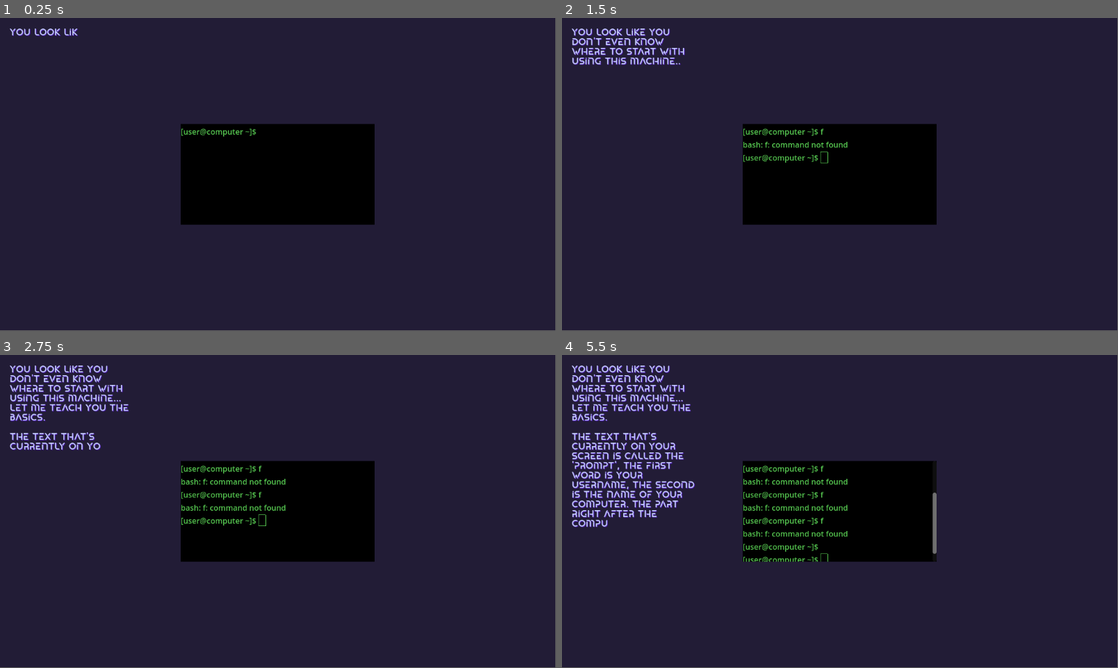
Above: before the commit, frames 1-4 (two rows, left to right).
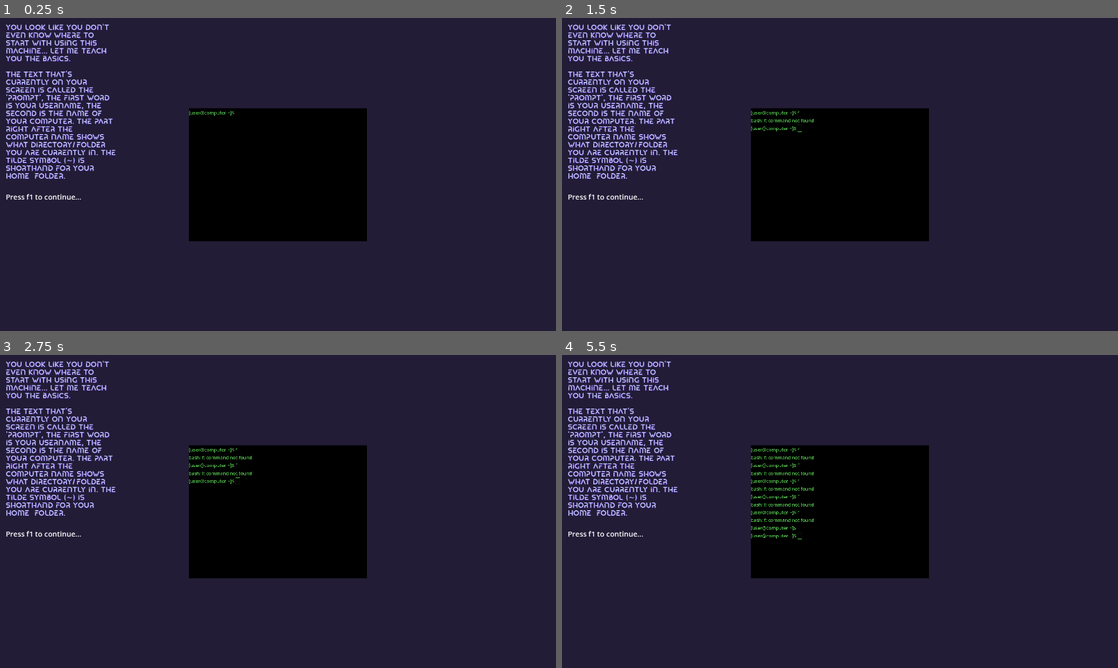
Above: after the commit, the same moments.

Repository: bunnybunnybun/The-Resistance
Game: Godot game, scene res://scenes/LearningTheBasics.tscn
Two runs of this game, one before a commit and one after it. Both use one fixed random seed, a clock stepped at 60 frames per second and the inputs below. This scene is started directly instead of the project's main scene.
Inputs (mouse positions are in pixels of both pictures, inside the frame that each line leads up to):
- Up to frame 1 (0.25 s): no input
- Up to frame 2 (1.5 s): tap F at 0.5, 1.25 s; hold Right 0.53-1.28 s; tap Enter at 0.6, 1.35 s; click (840, 174) at 0.67 s; move the mouse to (634, 155) at 1.27 s; hold Down from 1.28 s (still down); click (634, 155) at 1.42 s
- Up to frame 3 (2.75 s): tap F at 2 s; move the mouse to (333, 442) at 2.02 s; release Down at 2.03 s; hold Right from 2.03 s (still down); tap Alt at 2.1 s; tap Enter at 2.3 s
- Up to frame 4 (5.5 s): tap F at 2.75, 3.5, 4.25 s; move the mouse to (812, 574) at 2.77 s; release Right at 2.78 s; hold Up 2.78-3.53 s; tap Shift at 2.85 s; click (812, 574) at 2.92 s; tap Enter at 3.05, 3.6, 4.35, 5.3 s; move the mouse to (1006, 558) at 3.52 s; hold Left 3.53-5.03 s; tap F1 (continue_in_dialog) at 4.15 s; move the mouse to (673, 464) at 4.27 s; move the mouse to (867, 511) at 5.02 s; hold Down from 5.03 s (still down); tap Alt at 5.1 s; click (867, 511) at 5.17 s
In our replay, the window is 799x449 before the commit and 800x450 after it. These sizes can differ from the game's own. Grey fills any space a smaller window leaves; there, only what the larger window draws over its background counts as a difference.

The runs differ from the first frame. In frame 1, 7.9% of the frame differs, in the area x 1-68%, y 1-72%; in frame 2, 8.8%; in frame 3, 9.7%; in frame 4, 12%.
Error after the commit: Parse Error: Invalid numeric notation. (res://scenes/rich_text_label.gd:34)

Commit message:
Improved how the game handles window resizing.

Diff:
--- a/MainMenu.tscn
+++ b/MainMenu.tscn
@@ -39,17 +39,14 @@
 
 [node name="Title" type="Label" parent="."]
 layout_mode = 1
-anchors_preset = 8
+anchors_preset = 5
 anchor_left = 0.5
-anchor_top = 0.5
 anchor_right = 0.5
-anchor_bottom = 0.5
 offset_left = -201.5
-offset_top = -274.0
+offset_top = 80.0
 offset_right = 201.5
-offset_bottom = -221.0
+offset_bottom = 133.0
 grow_horizontal = 2
-grow_vertical = 2
 theme_override_colors/font_color = Color(0.7573134, 5.2943824e-07, 0.10989512, 1)
 theme_override_colors/font_shadow_color = Color(0.5267933, 4.9935653e-07, 9.62615e-08, 1)
 theme_override_constants/shadow_offset_x = 2
@@ -68,10 +65,10 @@
 anchor_top = 0.5
 anchor_right = 0.5
 anchor_bottom = 0.5
-offset_left = -201.0
-offset_top = -103.0
-offset_right = 201.0
-offset_bottom = 106.0
+offset_left = -332.125
+offset_top = -170.25
+offset_right = 332.125
+offset_bottom = 170.25
 grow_horizontal = 2
 grow_vertical = 2
 theme_override_colors/caret_color = Color(0.3372549, 0.78039217, 0.3137255, 1)
@@ -79,6 +76,7 @@
 theme_override_colors/font_outline_color = Color(0.23449251, 0.5420099, 1.92523e-07, 1)
 theme_override_colors/background_color = Color(0, 0, 0, 0)
 theme_override_constants/outline_size = 0
+theme_override_font_sizes/font_size = 20
 theme_override_styles/normal = SubResource("StyleBoxEmpty_eiy7p")
 text = "Welcome to The Resistance. Enter the command 'setuser <username>' to set your username, and 'setcomputer <computer name>' to set the name of your computer. Type 'play' to start. To close the application, enter 'quit'. Type 'help' to see this help menu again.
 [user@computer ~]$ "
--- a/label.gd
+++ b/label.gd
@@ -6,11 +6,11 @@
 @onready var current_dialog = "1"
 # Called when the node enters the scene tree for the first time.
 func _ready() -> void:
-	await get_tree().create_timer(8.0).timeout
+	await get_tree().create_timer(6.0).timeout
 	disclaimer.visible = false
 	label.visible = true
 	print("Ready!")
-	var tween_speed: float = text.length()*0.02
+	var tween_speed: float = text.length()*0.04
 	visible_ratio = 0.0
 	var tween = create_tween()
 	tween.set_trans(Tween.TRANS_LINEAR)
@@ -33,7 +33,7 @@
 		if current_dialog == "1":
 			current_dialog = "2"
 			label.text = "You want to join the resistance, yeah? Well you're gonna need to learn how to hack, so we can take dow …(301 unchanged characters)…
-			var tween_speed: float = text.length()*0.02
+			var tween_speed: float = text.length()*0.04
 			var tween = create_tween()
 			tween.set_trans(Tween.TRANS_LINEAR)
 			tween.tween_property(label, "visible_ratio", 1.0, tween_speed)
--- a/project.godot
+++ b/project.godot
@@ -15,6 +15,14 @@
 config/features=PackedStringArray("4.5", "GL Compatibility")
 config/icon="res://icon.svg"
 
+[display]
+
+window/size/viewport_width=1920
+window/size/viewport_height=1080
+window/size/mode=3
+window/size/initial_position_type=4
+window/stretch/mode="viewport"
+
 [editor_plugins]
 
 enabled=PackedStringArray("res://addons/godot_super-wakatime/plugin.cfg")
--- a/scenes/IntroDialog.tscn
+++ b/scenes/IntroDialog.tscn
@@ -28,16 +28,16 @@
 anchor_top = 0.5
 anchor_right = 0.5
 anchor_bottom = 0.5
-offset_left = -395.43475
-offset_top = -272.75
-offset_right = 395.43475
-offset_bottom = 158.0
+offset_left = -473.7174
+offset_top = -360.21875
+offset_right = 473.7174
+offset_bottom = 360.21875
 grow_horizontal = 2
 grow_vertical = 2
 theme_override_colors/font_color = Color(0.7711869, 0.8070242, 0.9878445, 1)
 theme_override_colors/font_shadow_color = Color(0.33258724, 0.1284658, 0.7799957, 0.89411765)
 theme_override_fonts/font = ExtResource("1_xkam6")
-theme_override_font_sizes/font_size = 32
+theme_override_font_sizes/font_size = 46
 text = "It's 2042. The government has become an authoritarian regime. They have cameras, trackers in all electronical devices, and they know where you are and what you are doing at all times, just like the books of ol' warned us of.
 
 They're pretty bad...
@@ -61,7 +61,7 @@
 grow_vertical = 0
 theme_override_colors/font_color = Color(1, 1, 1, 1)
 theme_override_colors/font_outline_color = Color(0, 0, 0, 0)
-theme_override_font_sizes/font_size = 32
+theme_override_font_sizes/font_size = 46
 text = "Press f1 to continue..."
 
 [node name="Label3" type="Label" parent="."]
@@ -71,10 +71,10 @@
 anchor_top = 0.5
 anchor_right = 0.5
 anchor_bottom = 0.5
-offset_left = -421.5
-offset_top = -210.0
-offset_right = 421.5
-offset_bottom = 210.0
+offset_left = -555.25
+offset_top = -279.0
+offset_right = 555.25
+offset_bottom = 279.0
 grow_horizontal = 2
 grow_vertical = 2
 theme_override_colors/font_color = Color(1, 0.3220698, 0.25705993, 1)
@@ -82,6 +82,6 @@
 theme_override_constants/shadow_offset_x = 2
 theme_override_constants/shadow_offset_y = 2
 theme_override_constants/shadow_outline_size = 1
-theme_override_font_sizes/font_size = 41
+theme_override_font_sizes/font_size = 48
 text = "Disclaimer: the commands and mechanics of how the terminal works in this game might not be 100% accurate. The hope is though, that it will atleast teach you the fundamental concepts of the terminal."
 autowrap_mode = 3
--- a/scenes/LearningTheBasics.tscn
+++ b/scenes/LearningTheBasics.tscn
@@ -33,10 +33,10 @@
 anchor_top = 0.5
 anchor_right = 0.5
 anchor_bottom = 0.5
-offset_left = -201.0
-offset_top = -104.5
-offset_right = 201.0
-offset_bottom = 104.5
+offset_left = -307.60168
+offset_top = -229.375
+offset_right = 307.60168
+offset_bottom = 229.375
 grow_horizontal = 2
 grow_vertical = 2
 theme_override_colors/caret_color = Color(0.3372549, 0.78039217, 0.3137255, 1)
@@ -57,37 +57,30 @@
 
 [node name="Label2" type="Label" parent="."]
 layout_mode = 1
-offset_left = 50.0
+offset_left = 20.0
 offset_top = 600.0
-offset_right = 285.0
-offset_bottom = 628.0
+offset_right = 281.0
+offset_bottom = 635.0
 theme_override_colors/font_color = Color(1, 1, 1, 1)
 theme_override_colors/font_outline_color = Color(0, 0, 0, 0)
-theme_override_font_sizes/font_size = 18
+theme_override_font_sizes/font_size = 25
 text = "Press f1 to continue..."
-
-[node name="VBoxContainer" type="VBoxContainer" parent="."]
-layout_mode = 1
-offset_left = 20.0
-offset_top = 20.0
-offset_right = 290.0
-offset_bottom = 440.0
 
 [node name="RichTextLabel" type="RichTextLabel" parent="."]
 layout_mode = 1
 offset_left = 20.0
 offset_top = 20.0
-offset_right = 290.0
-offset_bottom = 554.0
+offset_right = 410.0
+offset_bottom = 611.0
 theme_override_colors/default_color = Color(0.77254903, 0.80784315, 0.9882353, 1)
 theme_override_colors/font_shadow_color = Color(0.33333334, 0.12941177, 0.78039217, 0.89411765)
 theme_override_fonts/normal_font = ExtResource("1_gx0hm")
 theme_override_fonts/italics_font = ExtResource("3_m2iv7")
-theme_override_font_sizes/normal_font_size = 20
-theme_override_font_sizes/bold_font_size = 20
-theme_override_font_sizes/bold_italics_font_size = 20
-theme_override_font_sizes/italics_font_size = 20
-theme_override_font_sizes/mono_font_size = 20
+theme_override_font_sizes/normal_font_size = 26
+theme_override_font_sizes/bold_font_size = 26
+theme_override_font_sizes/bold_italics_font_size = 26
+theme_override_font_sizes/italics_font_size = 26
+theme_override_font_sizes/mono_font_size = 26
 bbcode_enabled = true
 text = "You look like you don't even know where to start with using this machine... Let me teach you the basics.
 
--- a/scenes/rich_text_label.gd
+++ b/scenes/rich_text_label.gd
@@ -7,7 +7,7 @@
 func _ready() -> void:
 	print("Ready!")
 	label2.visible = false
-	var tween_speed: float = text.length()*0.02
+	var tween_speed: float = text.length()*0.04
 	visible_ratio = 0.0
 	var tween = create_tween()
 	tween.set_trans(Tween.TRANS_LINEAR)
@@ -31,7 +31,7 @@
 		if current_dialog == "1":
 			current_dialog = "2"
 			label.text = "Speaking of directories, let's see what's [i]inside[/i] the current directory. You can do this by using the command 'ls'. It will print the names of all folders and files within the current directory."
-			var tween_speed: float = text.length()*0.02
+			var tween_speed: float = text.length()*0.04s
 			var tween = create_tween()
 			tween.set_trans(Tween.TRANS_LINEAR)
 			tween.tween_property(label, "visible_ratio", 1.0, tween_speed)
